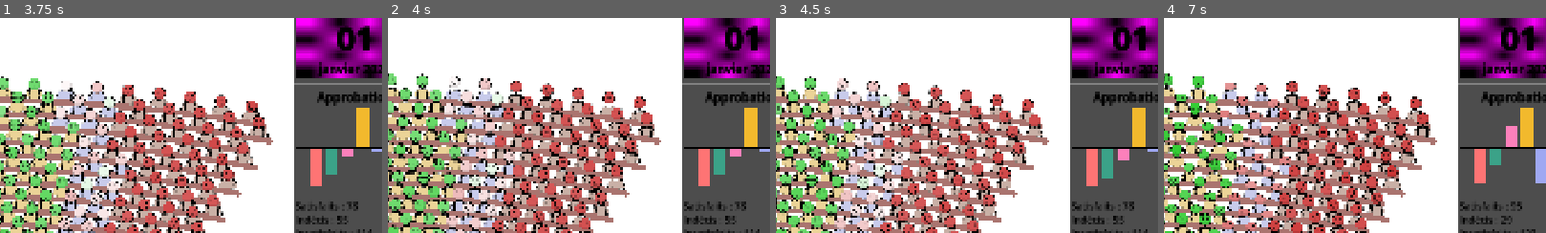
Above: before the commit, frames 1-4 (left to right).
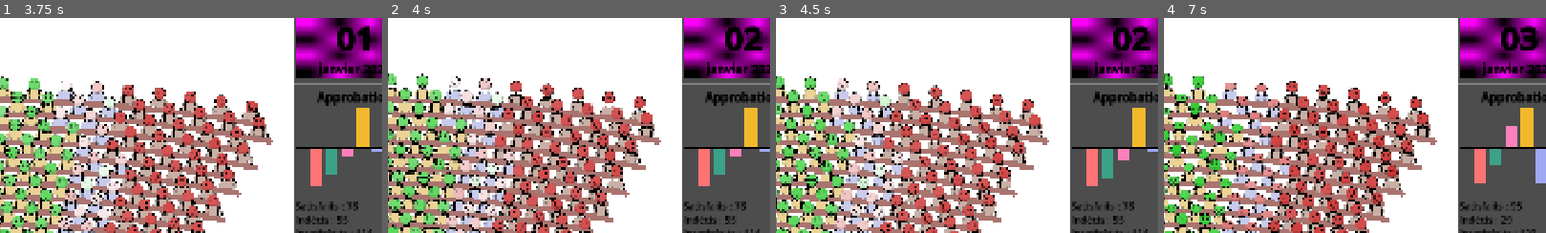
Above: after the commit, the same moments.

Repository: remimorvan/assemblee-nationale-simulator
Game: Godot game, scene res://scenes/game.tscn
Two runs of this game, one before a commit and one after it. Both use one fixed random seed, a clock stepped at 60 frames per second and the inputs below.
Inputs (mouse positions are % of the whole screen's width and height, from its top left):
- Up to frame 1 (3.75 s): tap Enter at 0.5 s; move the mouse to (92, 31) at 0.52 s; click (92, 31) at 0.67 s; tap Space at 1.25 s; move the mouse to (19, 93) at 1.27 s; click (19, 93) at 1.42 s; move the mouse to (50, 93) at 2.02 s; click (50, 93) at 2.17 s; move the mouse to (81, 93) at 2.77 s; click (81, 93) at 2.92 s; click (81, 93) at 3.67 s
- Up to frame 2 (4 s): no input
- Up to frame 3 (4.5 s): move the mouse to (50, 93) at 4.27 s; click (50, 93) at 4.42 s
- Up to frame 4 (7 s): click (50, 93) at 5.17 s; click (50, 93) at 5.92 s; move the mouse to (81, 93) at 6.52 s; click (81, 93) at 6.67 s
The pictures show only the part of the screen within x 46-96%, y 0-50%; the shares and areas given below are measured in that part.

Frame 1 is identical in both runs. In frame 2, 0.2% of the frame differs, in the area x 93-98%, y 3-16%; in frame 3, 0.2%; in frame 4, 0.3%.

Commit message:
current day text displayed

Diff:
--- a/scenes/game.tscn
+++ b/scenes/game.tscn
@@ -25,14 +25,14 @@
 custom_minimum_size = Vector2(300, 1080)
 layout_mode = 2
 
-[node name="RichTextLabel" type="RichTextLabel" parent="HBoxContainer/VBoxContainer"]
+[node name="CalendarLabel" type="RichTextLabel" parent="HBoxContainer/VBoxContainer"]
 layout_mode = 2
 bbcode_enabled = true
 text = "[center][b][color=black][center][font_size=80]01[/font_size]
 [font_size=30]janvier 2026"
 fit_content = true
 
-[node name="TextureRect" type="TextureRect" parent="HBoxContainer/VBoxContainer/RichTextLabel"]
+[node name="TextureRect" type="TextureRect" parent="HBoxContainer/VBoxContainer/CalendarLabel"]
 z_index = -1
 layout_mode = 1
 anchors_preset = 15
--- a/scripts/player.gd
+++ b/scripts/player.gd
@@ -1,6 +1,7 @@
 extends Node2D
 @onready var Deck: Node2D = $"../Deck"
 @onready var Journal: Control = $"../HBoxContainer/VBoxContainer/Journal"
+@onready var CalendarText: Control = $"../HBoxContainer/VBoxContainer/CalendarLabel"
 @onready var Hemicycle: Control = $"../HBoxContainer/Hemicycle"
 @export var card: PackedScene
 
@@ -143,6 +144,8 @@
 		mp.present = true
 		mp.visible = true
 	Hemicycle.update_plot()
+	CalendarText.bbcode_text = "[center][b][color=black][center][font_size=80]0%s[/font_size]
+[font_size=30]janvier 2026"%str(get_current_day())
 	if special_event:
 		Journal.update(special_event["title"],special_event["description"],"")
 		trigger_special_event(special_event["id"])
